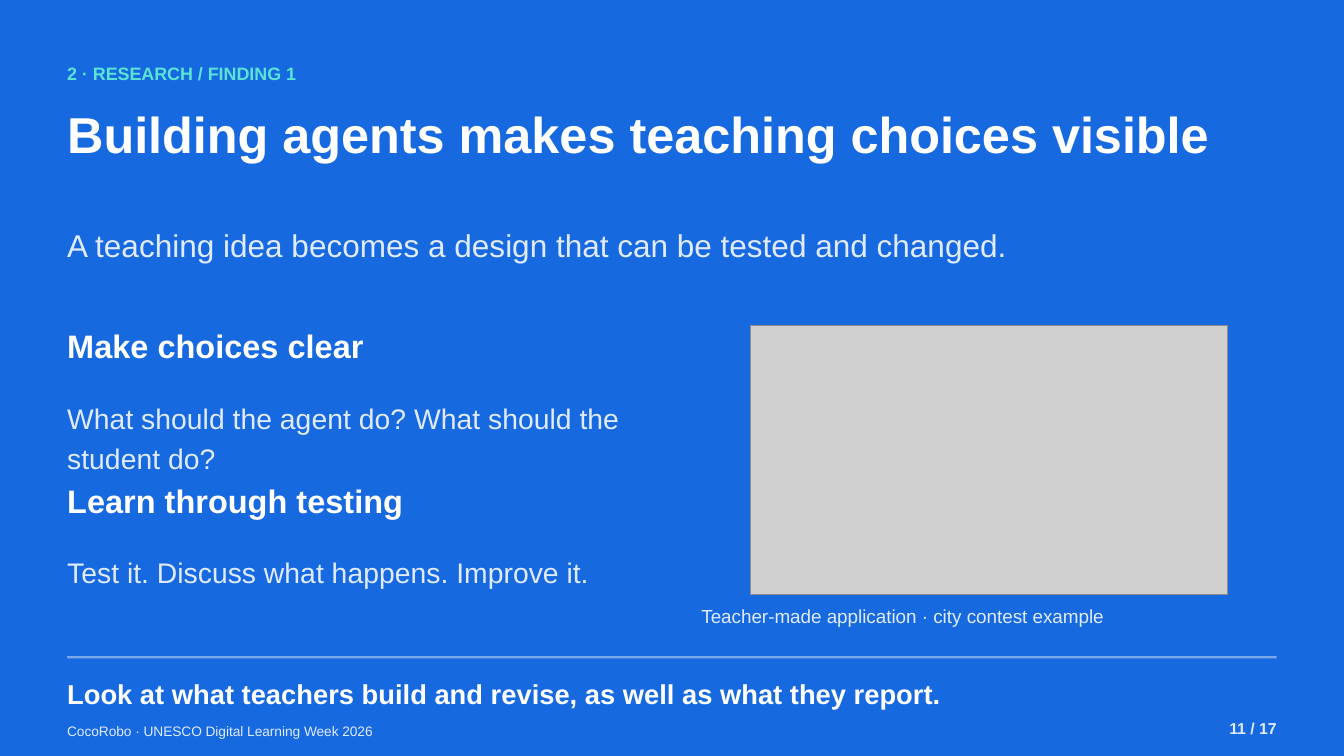
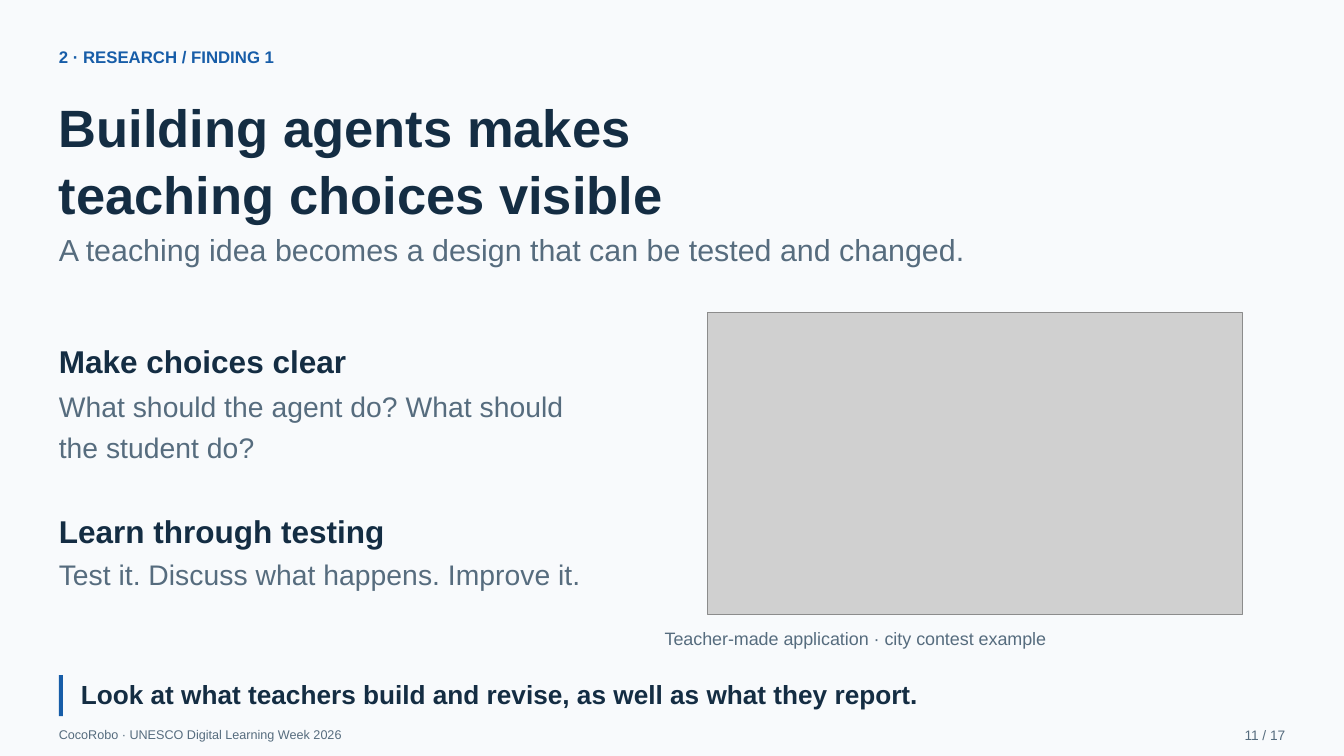
Before and after one commit to tonyxinvip/slides, a slide deck: slide 11 of teacher-agent-creators-10min/downloads/UNESCO_Teacher_AI_Agents_EN.pptx. Drawn at 1344x756 pixels with LibreOffice and Linux fonts; fonts in the diff are those of the drawing; grey boxes stand for pictures. Boxes give left, top, right and bottom in pixels: in the first picture for what was removed or moved away, otherwise in the second. Text is boxed around its words. In the diff, an @@ line names an element or a change of style, - is before the commit and + after.

```diff
--- a/teacher-agent-creators-10min/downloads/UNESCO_Teacher_AI_Agents_EN.pptx
+++ b/teacher-agent-creators-10min/downloads/UNESCO_Teacher_AI_Agents_EN.pptx
@@ background #1769E0 to #F8FAFC @@
@@ text "2 · RESEARCH / FINDING ...": place and size @@
-text "2 · RESEARCH / FINDING ..." at [67, 67, 296, 80]
+text "2 · RESEARCH / FINDING ..." at [59, 51, 274, 63]
@@ text "2 · RESEARCH / FINDING ..." at [59, 51, 274, 63]: size 12.8 to 12 pt, text colour #5BE3D5 to #175DA8; line spacing 1.16 to 1.1 @@
@@ text at [59, 109, 662, 225]: text changed; size 36 to 37.5 pt; text colour #FFFFFF to #142D43 @@
-Building agents makes teaching choices visible
+Building agents makes
+teaching choices visible
@@ text "A teaching idea becomes a ...": place and size @@
-text "A teaching idea becomes a ..." at [67, 234, 1007, 262]
+text "A teaching idea becomes a ..." at [59, 239, 964, 267]
@@ text "A teaching idea becomes a ..." at [59, 239, 964, 267]: size 22.5 to 21.8 pt, text colour #E0EBFF to #566C7E; line spacing 1.16 to 1.2 @@
@@ picture: place and size @@
-picture at [750, 326, 1228, 595]
+picture at [707, 313, 1242, 614]
@@ text "Make choices clear": place and size @@
-text "Make choices clear" at [67, 334, 364, 359]
+text "Make choices clear" at [59, 350, 347, 374]
@@ text "Make choices clear" at [59, 350, 347, 374]: size 23.2 to 22.5 pt, text colour #FFFFFF to #142D43; line spacing 1.16 to 1.2 @@
@@ text "What should the agent do? ..." at [59, 396, 564, 459]: text colour #E0EBFF to #566C7E; line spacing 1.16 to 1.2 @@
@@ text "What should the agent do? ...": place and size @@
-text "What should the agent do? ..." at [67, 408, 619, 470]
+text "What should the agent do? ..." at [59, 396, 564, 459]
@@ text "Learn through testing" at [59, 520, 384, 548]: size 23.2 to 22.5 pt, text colour #FFFFFF to #142D43; line spacing 1.16 to 1.2 @@
@@ text "Learn through testing": place and size @@
-text "Learn through testing" at [67, 489, 402, 519]
+text "Learn through testing" at [59, 520, 384, 548]
@@ text "Test it. Discuss what happens. ...": place and size @@
-text "Test it. Discuss what happens. ..." at [67, 562, 589, 589]
+text "Test it. Discuss what happens. ..." at [59, 564, 580, 591]
@@ text "Test it. Discuss what happens. ..." at [59, 564, 580, 591]: text colour #E0EBFF to #566C7E; line spacing 1.16 to 1.2 @@
@@ text "Teacher-made application · city contest ...": place and size @@
-text "Teacher-made application · city contest ..." at [701, 609, 1104, 627]
+text "Teacher-made application · city contest ..." at [665, 632, 1046, 649]
@@ text "Teacher-made application · city contest ..." at [665, 632, 1046, 649]: size 13.5 to 12.8 pt, text colour #E0EBFF to #566C7E; line spacing 1.16 to 1.2 @@
@@ rectangle removed at [68, 656, 1277, 658] @@
@@ rectangle added at [58, 676, 63, 717], fill #175DA8 @@
@@ text "Look at what teachers build ...": place and size @@
-text "Look at what teachers build ..." at [67, 684, 940, 709]
+text "Look at what teachers build ..." at [81, 685, 918, 710]
@@ text "Look at what teachers build ..." at [81, 685, 918, 710]: size 19.5 to 18.8 pt, text colour #FFFFFF to #142D43; line spacing 1.16 to 1.2 @@
@@ text "CocoRobo · UNESCO Digital Learning ...": place and size @@
-text "CocoRobo · UNESCO Digital Learning ..." at [67, 726, 372, 739]
+text "CocoRobo · UNESCO Digital Learning ..." at [59, 730, 341, 742]
@@ text "CocoRobo · UNESCO Digital Learning ..." at [59, 730, 341, 742]: size 9.8 to 9 pt, text colour #E0EBFF to #566C7E; line spacing 1.16 to 1.2 @@
@@ text "11 / 17": place and size @@
-text "11 / 17" at [1229, 723, 1277, 734]
+text "11 / 17" at [1245, 730, 1285, 740]
@@ text "11 / 17" at [1245, 730, 1285, 740]: size 11.2 to 9.8 pt, text colour #E0EBFF to #566C7E, bold off; line spacing 1.16 to 1.2 @@
```
Also in this commit, not shown: 16 other slides changed, 7 other files.
